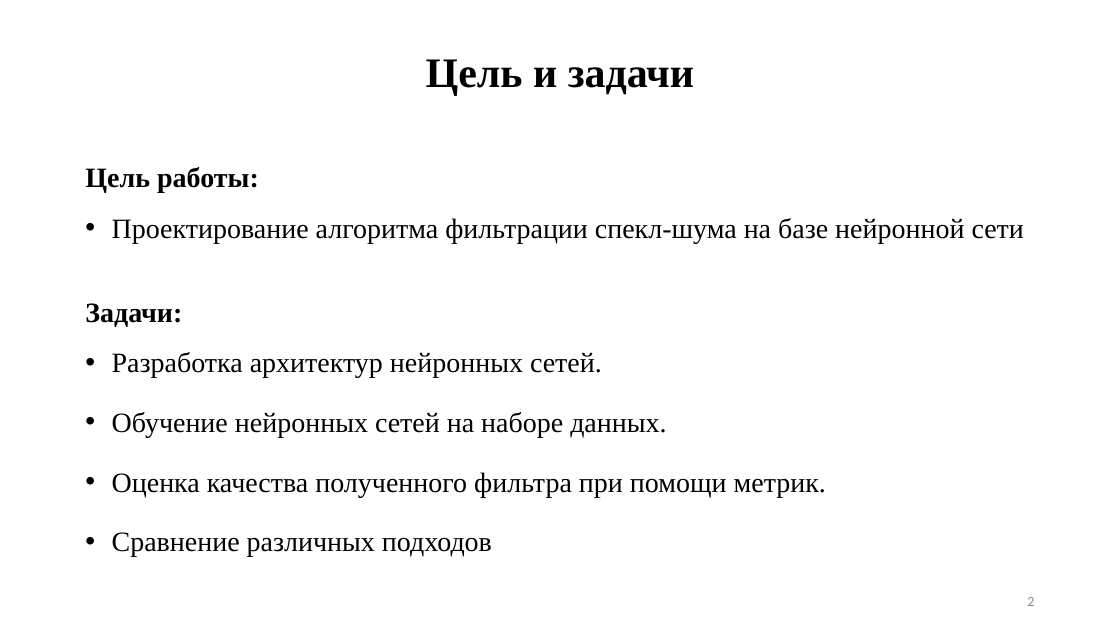
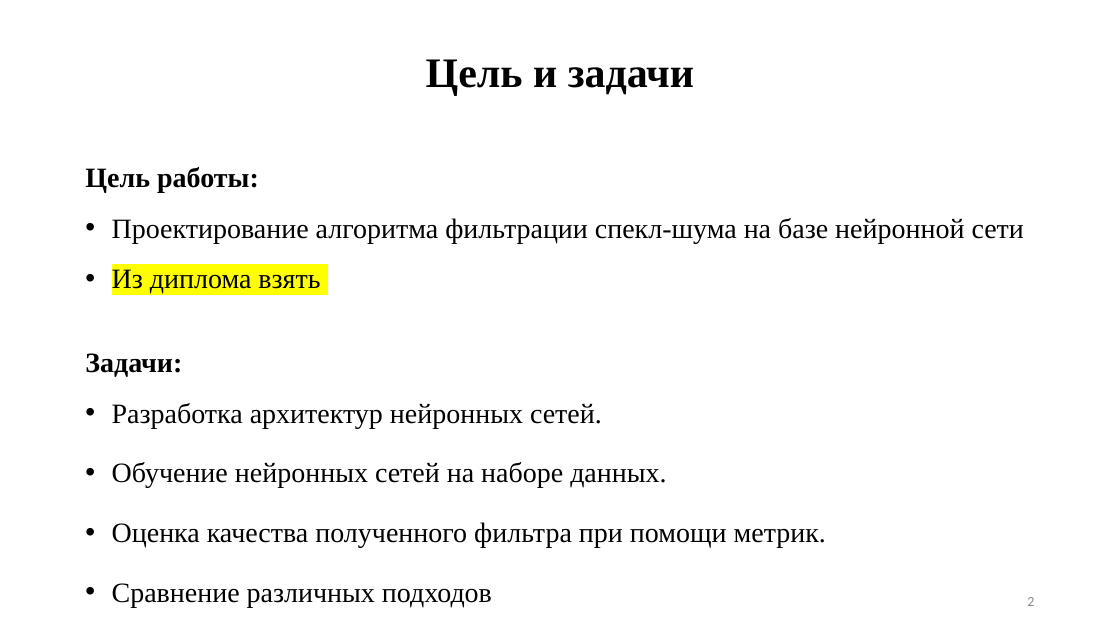
Before and after one commit to Felecort/NN_Filter_Radiolocation_Imgs, a slide deck: slide 2 of text/ВКР_презаентация.pptx. Drawn at 1120x630 pixels with LibreOffice and Linux fonts; fonts in the diff are those of the drawing. Boxes give left, top, right and bottom in pixels: in the first picture for what was removed or moved away, otherwise in the second. Text is boxed around its words. In the diff, an @@ line names an element or a change of style, - is before the commit and + after.

```diff
--- a/text/ВКР_презаентация.pptx
+++ b/text/ВКР_презаентация.pptx
@@ text at bbox=[112, 269, 320, 294]: paragraph added @@
+• Из диплома взять
```
Also in this commit, not shown: 7 other slides changed, 2 slides added, 4 other files.
